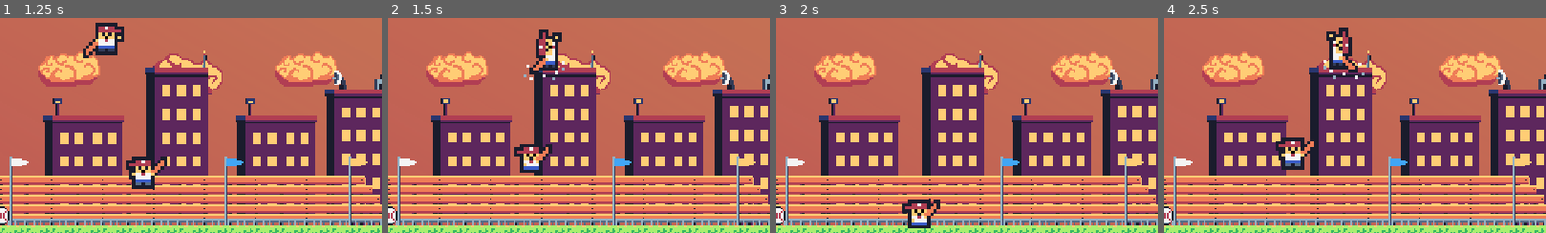
Above: before the commit, frames 1-4 (left to right).
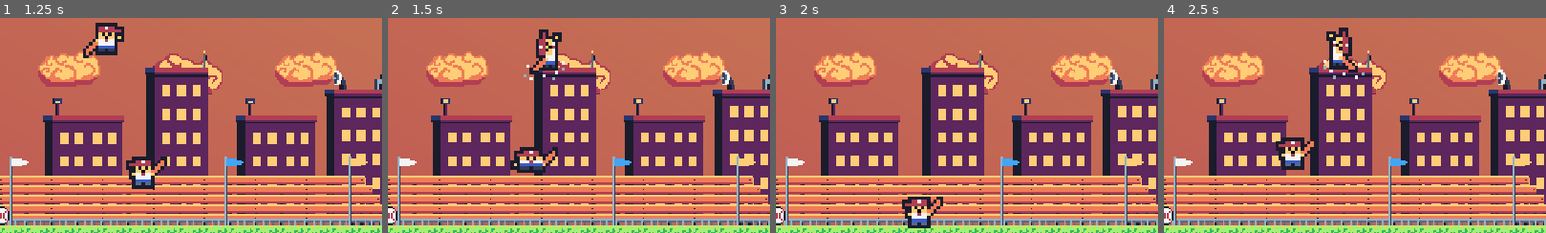
Above: after the commit, the same moments.

Repository: vmfragoso/paipo-game
Game: Godot game, scene res://scenes/main.tscn
Two runs of this game, one before a commit and one after it. Both use one fixed random seed, a clock stepped at 60 frames per second and the inputs below.
Inputs (mouse positions are % of the whole screen's width and height, from its top left):
- Up to frame 1 (1.25 s): move the mouse to (72, 45) at 0.52 s; hold D (right-move) from 0.53 s (still down); tap Space (jump) at 0.6, 0.77, 1.07 s; tap Up (p2_jump) at 0.8 s
- Up to frame 2 (1.5 s): keep holding D (right-move); move the mouse to (30, 55) at 1.27 s; tap Up (p2_jump) at 1.35 s
- Up to frame 3 (2 s): keep holding D (right-move); tap Space (jump) at 1.52, 1.55, 1.82 s
- Up to frame 4 (2.5 s): move the mouse to (60, 28) at 2.02 s; release D (right-move) at 2.03 s; hold A (left-move) from 2.03 s (still down); tap Left (p2_left) at 2.1 s; tap Up (p2_jump) at 2.3 s
The pictures show only the part of the screen within x 50-100%, y 4-54%; the shares and areas given below are measured in that part.

Frame 1 is identical in both runs. In frame 2, 1.0% of the frame differs, in the area x 32-45%, y 58-72%; in frame 3, 0.7%; in frame 4, nothing differs.

Commit message:
fix: update animation name for double jump in player2

Diff:
--- a/scenes/player.gd
+++ b/scenes/player.gd
@@ -13,7 +13,6 @@
 ## ON READY NOTATION VAR
 @onready var animation = $AnimatedSprite2D
 @onready var hitbox = $Hitbox/CollisionShape2D
-@onready var camera = $Camera2D
 
 func _ready():
 	$Hitbox.body_entered.connect(_on_hit_box_body_entered)
--- a/scenes/player2.gd
+++ b/scenes/player2.gd
@@ -38,7 +38,7 @@
 	if Input.is_action_just_pressed("p2_jump") and not is_on_floor():
 		print("velocity .y  PULO DUPLO=",velocity.y)
 		velocity .y = p2_jump_FORCE
-		animation.play("p2_jump")
+		animation.play("jump")
 
 
 	# p2_swing
